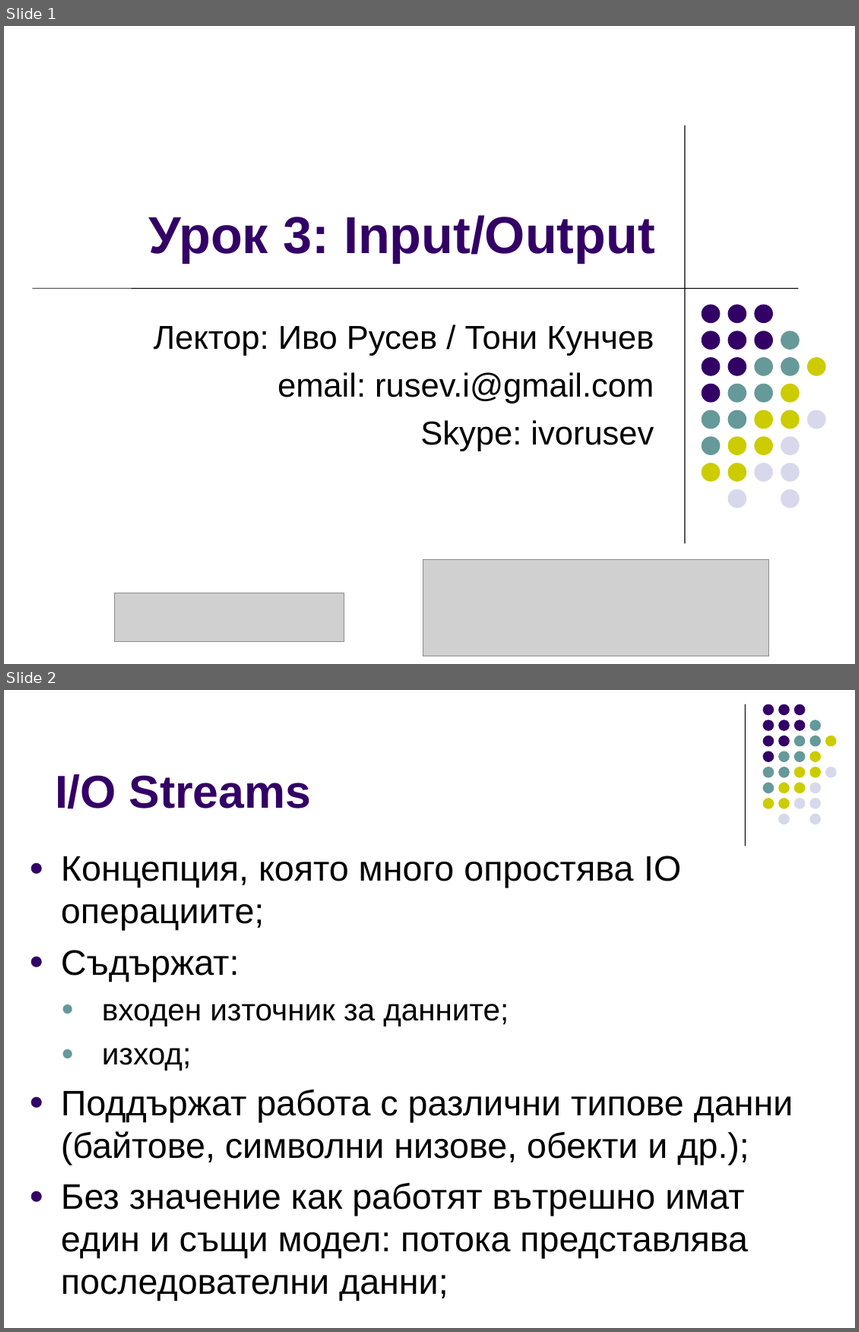
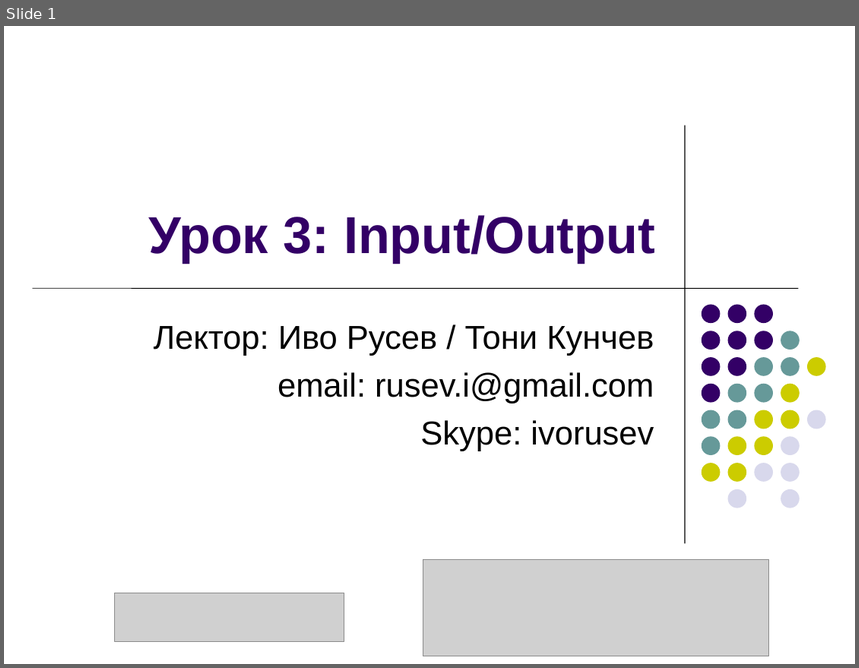
Before and after one commit to ivorusev/startup-factory-java-course, a slide deck: slides/5-Serialization+Maven.ppt. Shown one above the other, each under a label of ours: slides 1 and 2 before the commit, slide 1 after it. The pictures are 859x1332 and 859x668 pixels, drawn with LibreOffice and Linux fonts; fonts in the diff are those of the drawing; grey boxes stand for pictures. Boxes give left, top, right and bottom in pixels: in the first picture for what was removed or moved away, otherwise in the second. Text is boxed around its words. In the diff, an @@ line names an element or a change of style, - is before the commit and + after.

```diff
--- a/slides/5-Serialization+Maven.ppt
+++ b/slides/5-Serialization+Maven.ppt
@@ slide 2 removed at box(4, 690, 855, 1328), background #FFFFFF @@
@@ line removed from (746, 704) to (746, 846) @@
@@ title removed at box(55, 774, 311, 809) @@
-I/O Streams
@@ group removed at box(763, 704, 836, 825): 31 ellipses @@
@@ text removed at box(61, 856, 794, 1302) @@
-● Концепция, която много опростява IO операциите;
-● Съдържат:
-  ● входен източник за данните;
-  ● изход;
-● Поддържат работа с различни типове данни (байтове, символни низове, обекти и др.);
-● Без значение как работят вътрешно имат един и същи модел: потока представлява последователни данни;
```
Also in this commit, not shown: 3 slides changed, 6 slides added, 8 other slides removed, 1 other file.
